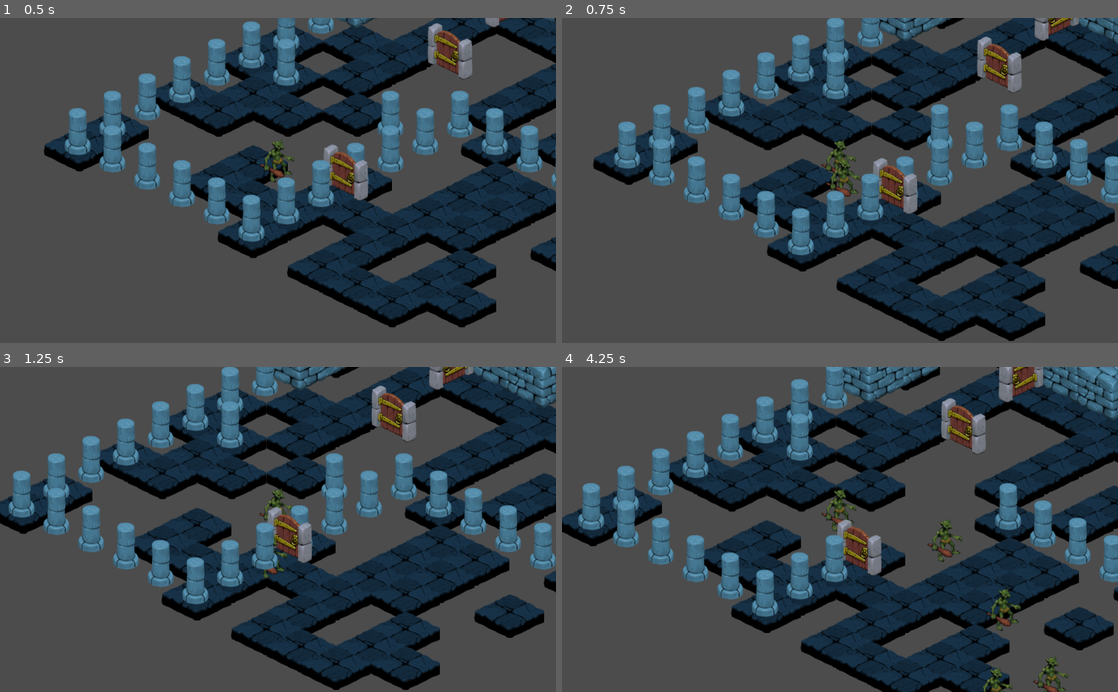
Above: before the commit, frames 1-4 (two rows, left to right).
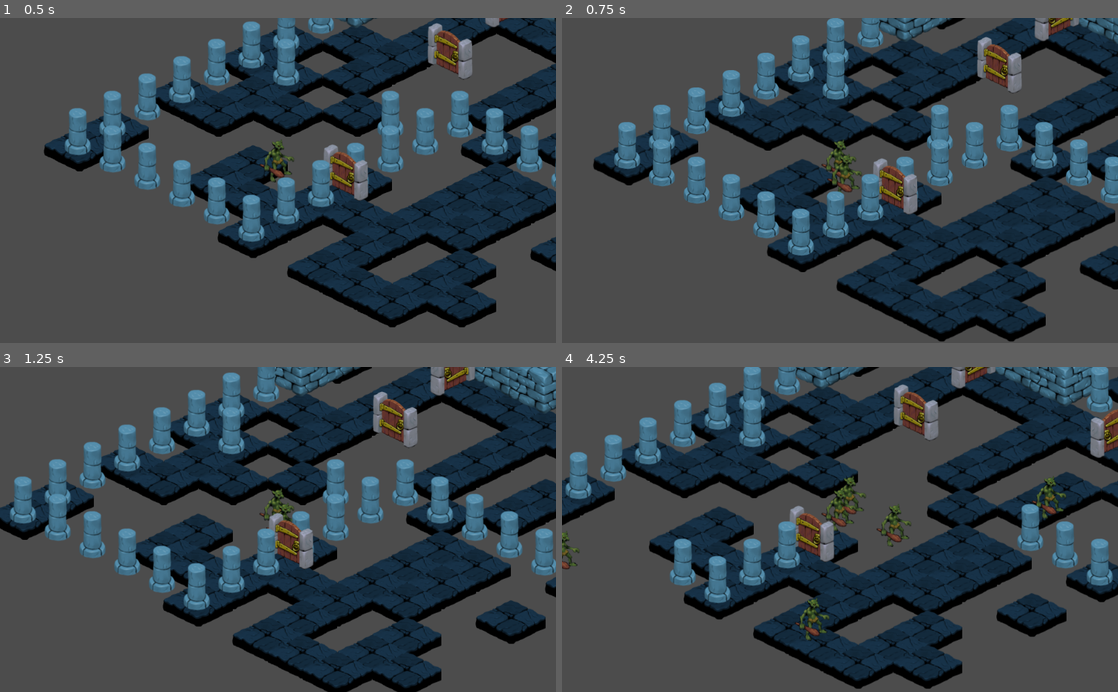
Above: after the commit, the same moments.

Repository: Texasjake95/GameDesignFall2019
Game: Godot game, scene res://scenes/dungeon.tscn
Same seed, same stepped clock (60 frames per second), same inputs: the game is played once before the commit and once after it.
Inputs (mouse positions are in pixels of both pictures, inside the frame that each line leads up to):
- Up to frame 1 (0.5 s): no input
- Up to frame 2 (0.75 s): tap Enter at 0.5 s; move the mouse to (962, 164) at 0.52 s; hold D (move_right) from 0.53 s (still down); click (962, 164) at 0.67 s
- Up to frame 3 (1.25 s): keep holding D (move_right)
- Up to frame 4 (4.25 s): move the mouse to (728, 545) at 1.27 s; release D (move_right) at 1.28 s; hold S (move_down) 1.28-2.03 s; click (728, 545) at 1.42 s; move the mouse to (895, 458) at 2.02 s; hold D (move_right) 2.03-2.78 s; click (895, 458) at 2.17 s; move the mouse to (812, 594) at 2.77 s; hold W (move_up) 2.78-3.53 s; click (812, 594) at 2.92 s; move the mouse to (1006, 578) at 3.52 s; hold A (move_left) from 3.53 s (still down); click (1006, 578) at 3.67 s

Frame 1 is identical in both runs. In frame 2, 1.3% of the frame differs, in the area x 6-100%, y 0-100%; in frame 3, 29%; in frame 4, 59%, in the area x 0-100%, y 0-100%.

Commit message:
Fix Bullets not firing in the right direction

Diff:
--- a/scripts/bullet.gd
+++ b/scripts/bullet.gd
@@ -31,7 +31,9 @@
 
 static func fireBulletPlayer(playerEntity, mousePos : Vector2, numberOfBullets=1):
 	#See if this is right
-	var direction = playerEntity.position - mousePos
+	print(mousePos)
+	print(playerEntity.position)
+	var direction = mousePos - playerEntity.position
 	fireBullet(playerEntity, direction, numberOfBullets)
 	pass
 
@@ -56,8 +58,11 @@
 	self.direction = direction.normalized()
 
 func onHit(hitEntity=null) -> bool:
-	if hitEntity == firingEntity or get_class() == hitEntity.get_class() :
-		return false
+
+	if hitEntity != null:
+
+		if hitEntity == firingEntity or get_class() == hitEntity.get_class() :
+			return false
 
 	queue_free() # ONLY DO THIS IF ALL NODE (CHILDREN INCLUDED) NEED TO BE DELETED
 
--- a/scripts/troll.gd
+++ b/scripts/troll.gd
@@ -11,7 +11,7 @@
 func _input(event):
 	if event is InputEventMouseButton:
 		if event.is_pressed() and not event.is_doubleclick():
-			Bullet.fireBulletPlayer(self, Vector2(0,0))
+			Bullet.fireBulletPlayer(self, get_global_mouse_position())
 
 func _physics_process(delta):
 	var motion = Vector2()
--- a/tile_manager.gd
+++ b/tile_manager.gd
@@ -13,8 +13,13 @@
 			validDirs.push_back(Vector2(x, y))
 
 	print(validDirs)
+	addMapping(Bullet, "wall", funcref(self, "bulletHandle"))
 	addMapping(KinematicBody2D, "wall", funcref(self, "wallHandle"))
 	addMapping(KinematicBody2D, "column", funcref(self, "wallHandle"))
+
+
+func bulletHandle(entity : Bullet, tileData: TileData, collisionData : KinematicCollision2D):
+	entity.onHit()
 
 # Called every frame. 'delta' is the elapsed time since the previous frame.
 #func _process(delta):
